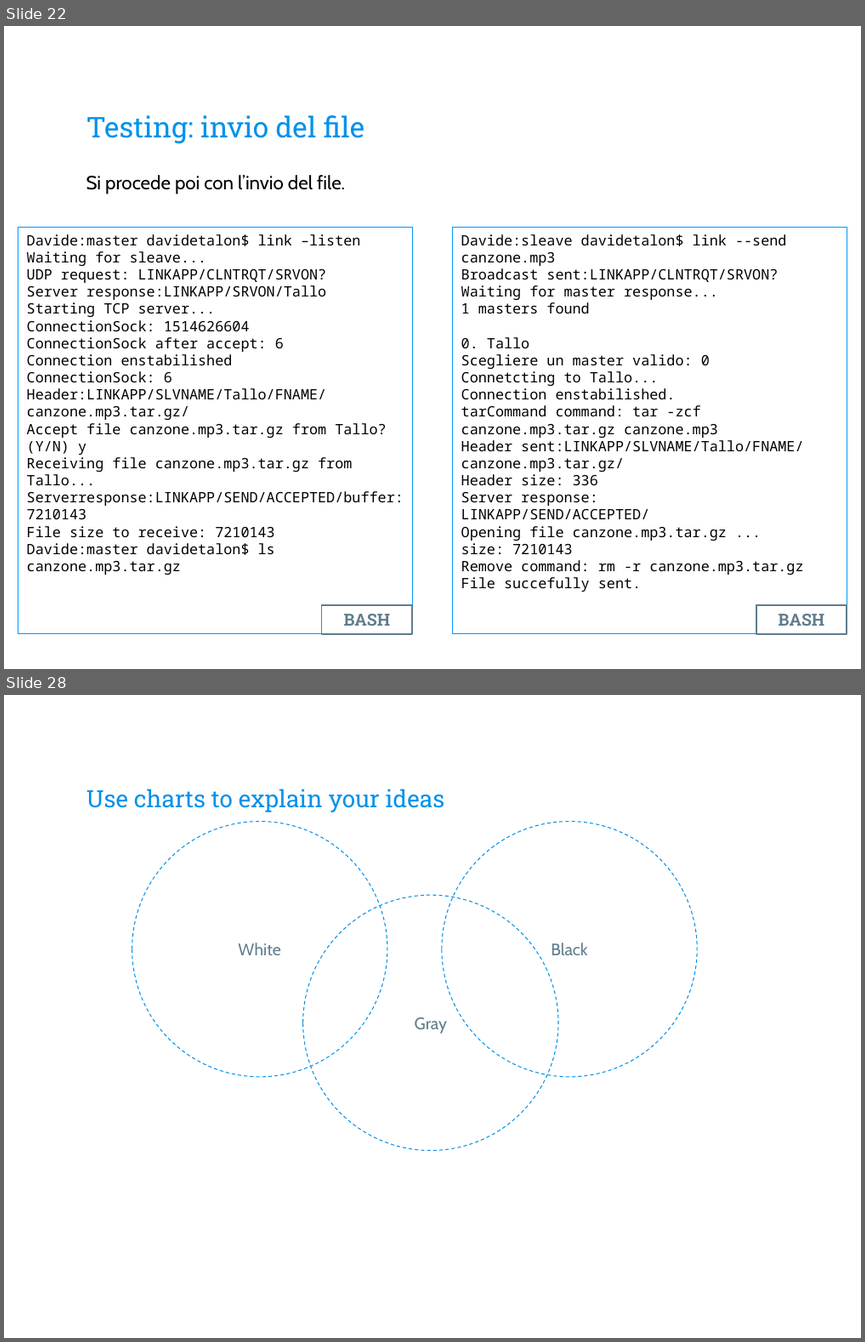
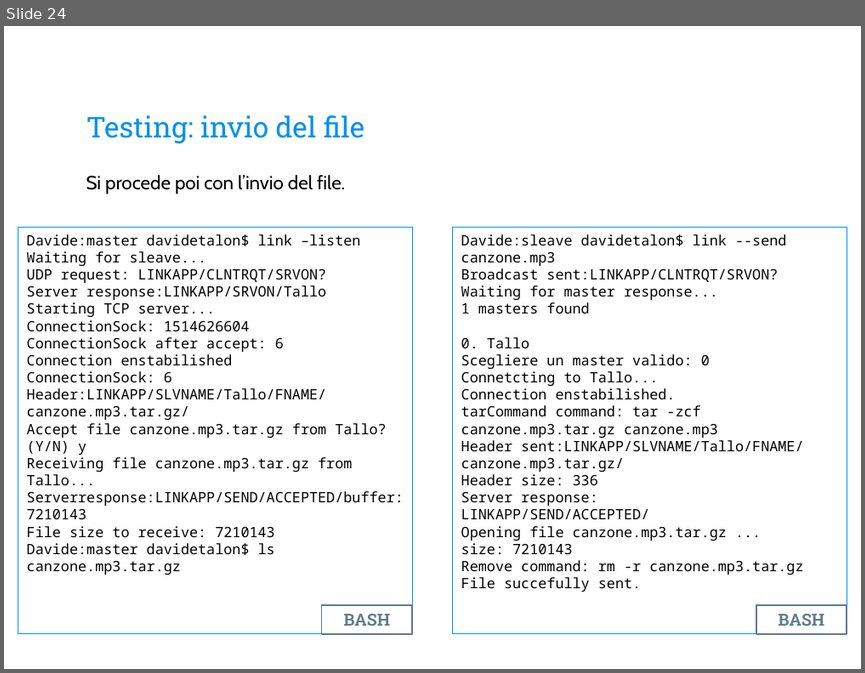
Before and after one commit to davidetalon/link, a slide deck: Presentation slides/Presentazione.pptx. Shown one above the other, each under a label of ours: slides 22 and 28 before the commit, slide 24 after it; the slides between them are not shown. The pictures are 865x1342 and 865x673 pixels, drawn with LibreOffice and Linux fonts; fonts in the diff are those of the drawing; background and template pictures are left out. Boxes give left, top, right and bottom in pixels: in the first picture for what was removed or moved away, otherwise in the second. Text is boxed around its words. In the diff, an @@ line names an element or a change of style, - is before the commit and + after.

```diff
--- a/Presentation slides/Presentazione.pptx
+++ b/Presentation slides/Presentazione.pptx
@@ slide 28 removed at [4, 695, 861, 1338], background picture (left out) @@
@@ title removed at [86, 789, 445, 812] @@
-Use charts to explain your ideas
@@ ellipse removed at [132, 821, 387, 1077] @@
-White
@@ ellipse removed at [442, 821, 697, 1077] @@
-Black
@@ ellipse removed at [303, 895, 558, 1150] @@
-Gray
@@ what was slide 22 is now slide 24 @@
```
Also in this commit, not shown: 12 slides changed, 4 slides added, 6 other slides removed.
